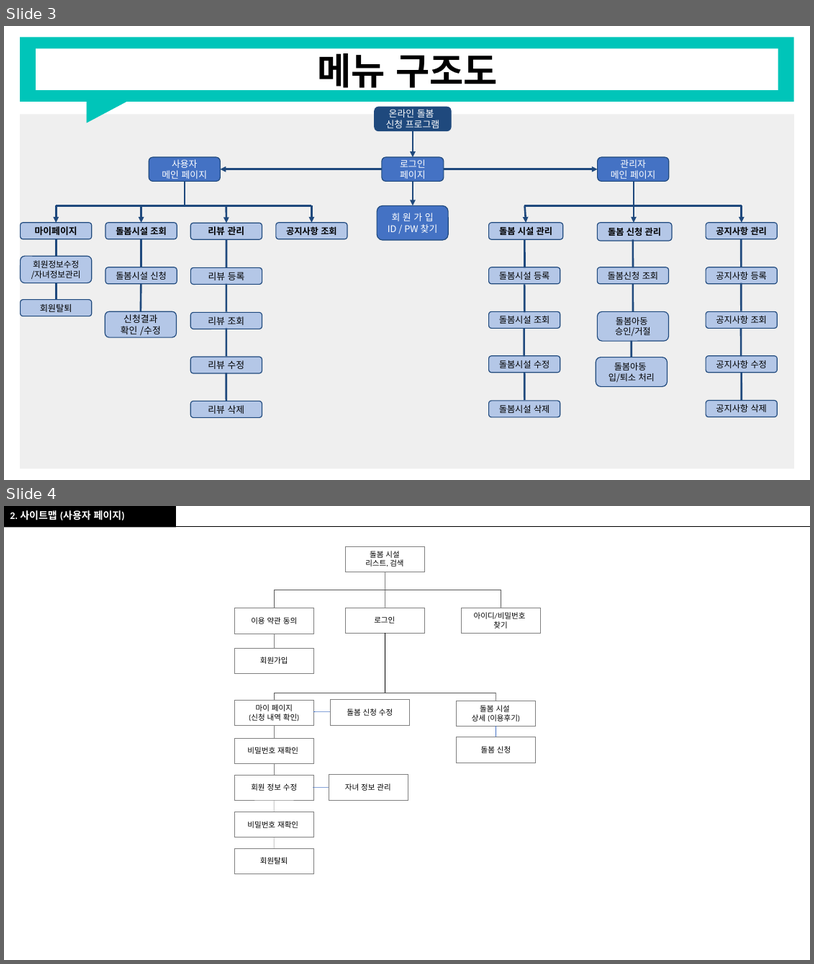
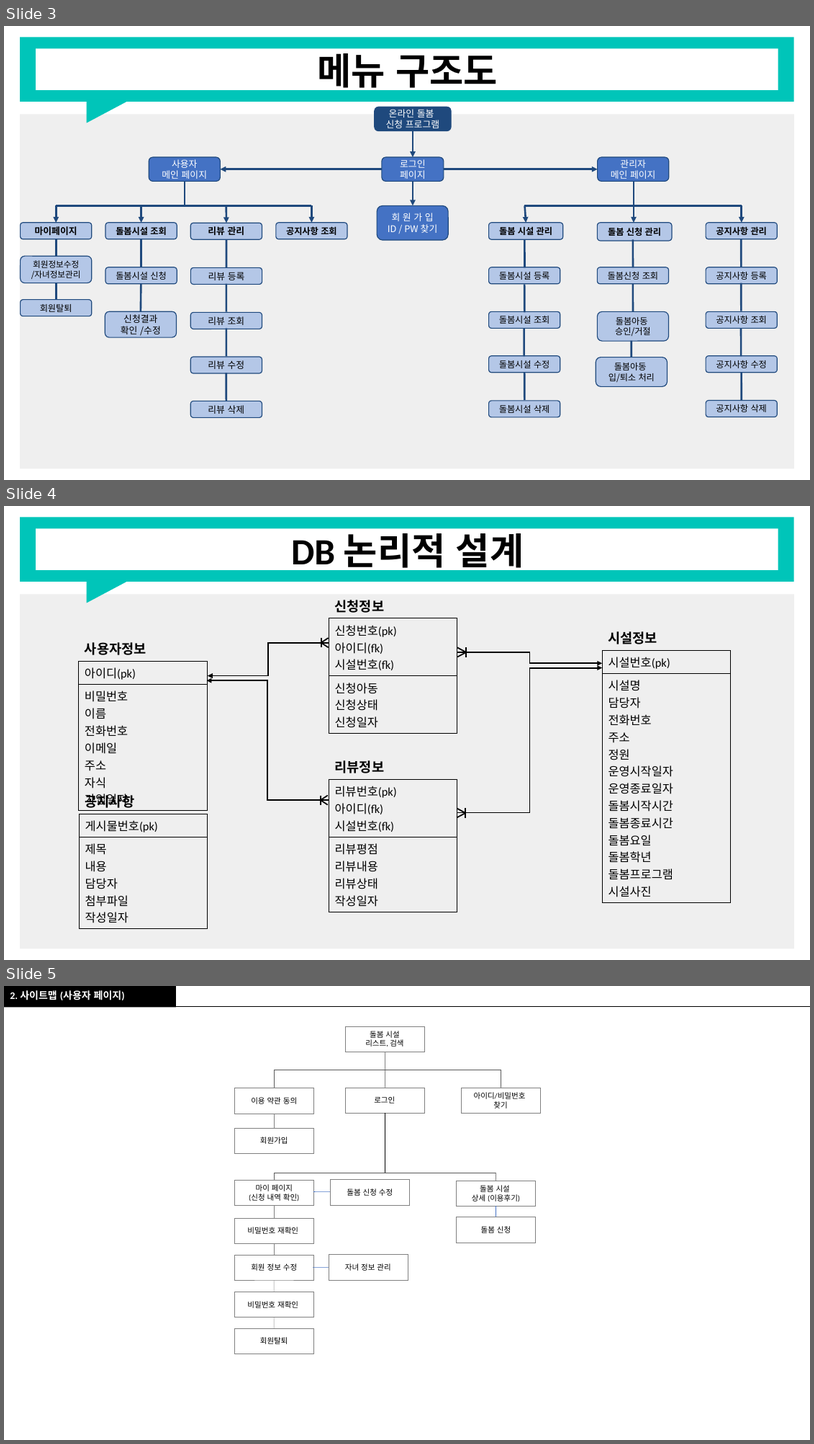
Before and after one commit to RealWarm/Common_Document, a slide deck: 온종일_돌봄/정훈_온종일_스토리보드_원본.pptx. Shown one above the other, each under a label of ours: slides 3 and 4 before the commit, slides 3, 4 and 5 after it. The pictures are 814x964 and 814x1444 pixels, drawn with LibreOffice and Linux fonts; fonts in the diff are those of the drawing. Boxes give left, top, right and bottom in pixels: in the first picture for what was removed or moved away, otherwise in the second. Text is boxed around its words. In the diff, an @@ line names an element or a change of style, - is before the commit and + after.

```diff
--- a/온종일_돌봄/정훈_온종일_스토리보드_원본.pptx
+++ b/온종일_돌봄/정훈_온종일_스토리보드_원본.pptx
@@ slide 4 added at (4,506,810,960), background #FFFFFF; not listed: 4 template elements that a slide beside it also shows @@
@@ title added at (291,527,524,574), 44 pt, text #000000, bold @@
+DB 논리적 설계
@@ table added at (329,593,458,731), 3 rows, 1 columns @@
+신청정보
+신청번호(pk) / 아이디(fk) / 시설번호(fk)
+신청아동 / 신청상태 / 신청일자
@@ table added at (78,629,207,926), 3 rows, 1 columns @@
+사용자정보
+아이디(pk)
+비밀번호 / 이름 / 전화번호 / 이메일 / 주소 / 자식 / 가입일자
@@ table added at (603,618,732,900), 3 rows, 1 columns @@
+시설정보
+시설번호(pk)
+시설명 / 담당자 / 전화번호 / 주소 / 정원 / 운영시작일자 / 운영종료일자 / 돌봄시작시간 / 돌봄종료시간 / 돌봄요일 / 돌봄학년 / 돌봄프로그램 / 시설사진
@@ elbow arrow added from (329, 643) to (208, 676), #000000 1.5 pt @@
@@ line added from (322, 638) to (322, 648), #000000 1.5 pt @@
@@ line added from (322, 643) to (328, 638), #000000 1.5 pt @@
@@ line added from (322, 643) to (328, 648), #000000 1.5 pt @@
@@ elbow arrow added from (458, 652) to (603, 663), #000000 1.5 pt @@
@@ line added from (466, 652) to (458, 648), #000000 1.5 pt @@
@@ line added from (466, 652) to (458, 656), #000000 1.5 pt @@
@@ line added from (466, 648) to (466, 657), #000000 1.5 pt @@
@@ elbow arrow added from (458, 813) to (603, 668), #000000 1.5 pt @@
@@ elbow arrow added from (328, 800) to (206, 680), #000000 1.5 pt @@
@@ table added at (329,754,458,909), 3 rows, 1 columns @@
+리뷰정보
+리뷰번호(pk) / 아이디(fk) / 시설번호(fk)
+리뷰평점 / 리뷰내용 / 리뷰상태 / 작성일자
@@ table added at (79,782,208,926), 3 rows, 1 columns @@
+공지사항
+게시물번호(pk)
+제목 / 내용 / 담당자 / 첨부파일 / 작성일자
@@ line added from (321, 795) to (321, 805), #000000 1.5 pt @@
@@ line added from (321, 800) to (328, 795), #000000 1.5 pt @@
@@ line added from (321, 800) to (328, 805), #000000 1.5 pt @@
@@ line added from (466, 813) to (457, 808), #000000 1.5 pt @@
@@ line added from (466, 808) to (466, 818), #000000 1.5 pt @@
@@ line added from (466, 813) to (457, 818), #000000 1.5 pt @@
@@ what was slide 4 is now slide 5 @@
```
Also in this commit, not shown: 1 slide changed, 1 other slide added, 3 other files.
